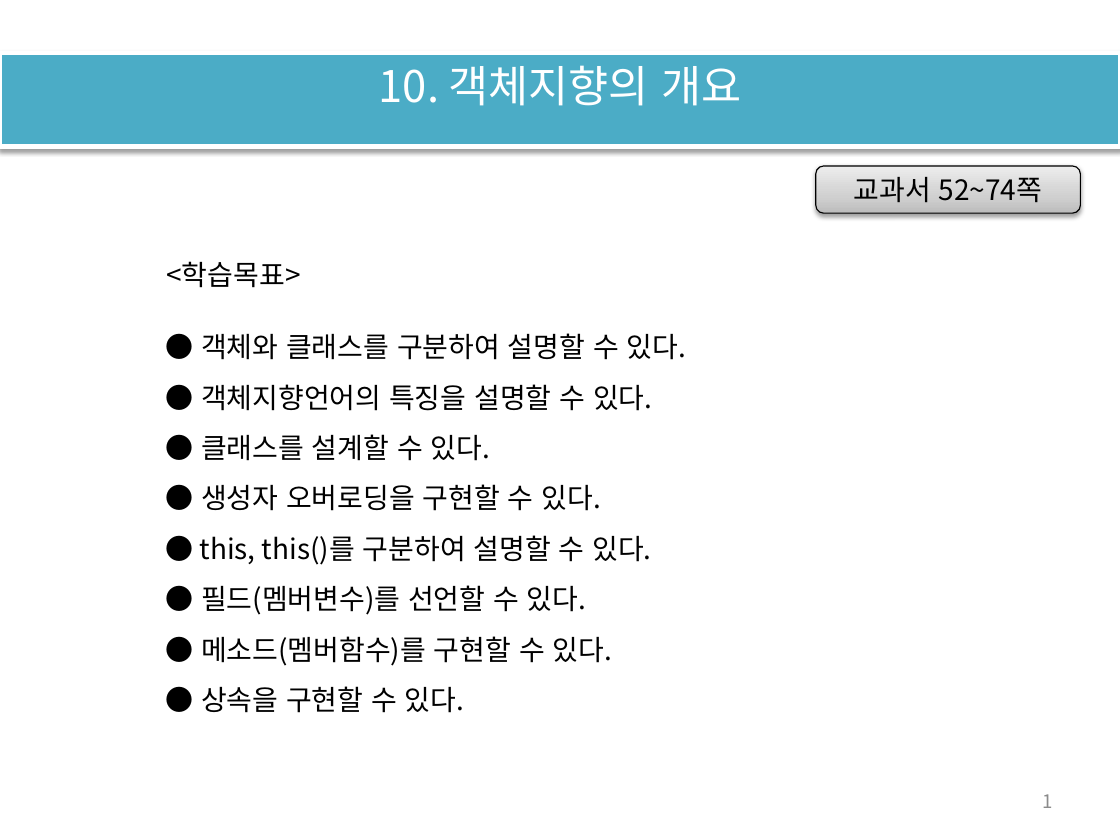
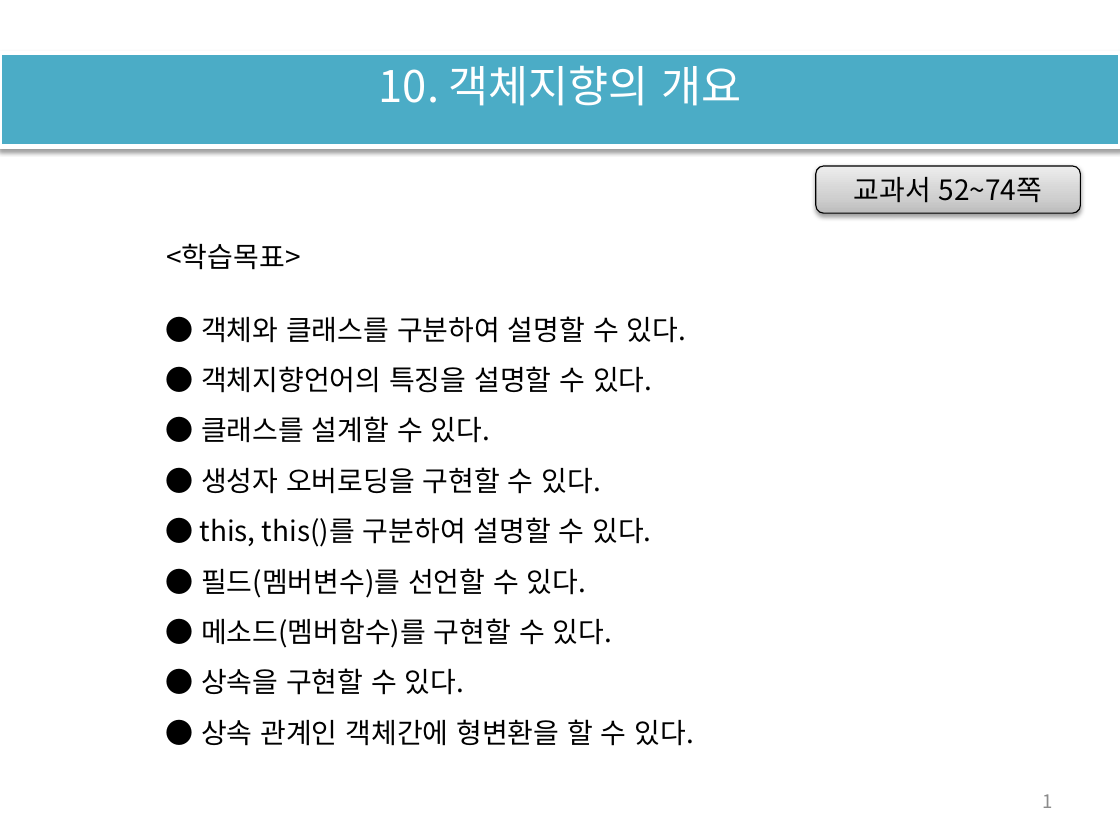
Before and after one commit to histime7/2018JavaClassroom, a slide deck: slide 1 of 수업자료/10_객체지향의 개요.pptx. Drawn at 1120x840 pixels with LibreOffice and Linux fonts; fonts in the diff are those of the drawing. Boxes give left, top, right and bottom in pixels: in the first picture for what was removed or moved away, otherwise in the second. Text is boxed around its words. In the diff, an @@ line names an element or a change of style, - is before the commit and + after.

```diff
--- a/수업자료/10_객체지향의 개요.pptx
+++ b/수업자료/10_객체지향의 개요.pptx
@@ text "<학습목표>": place and size @@
-text "<학습목표>" at [166,261,300,288]
+text "<학습목표>" at [166,243,300,270]
@@ text "● 객체와 클래스를 구분하여 설명할 ...": place and size @@
-text "● 객체와 클래스를 구분하여 설명할 ..." at [200,333,686,713]
+text "● 객체와 클래스를 구분하여 설명할 ..." at [200,316,694,746]
@@ text at [201,719,694,746]: paragraph added @@
+● 상속 관계인 객체간에 형변환을 할 수 있다.
```
Also in this commit, not shown: 5 other slides changed, 25 slides added, 1 other file.
